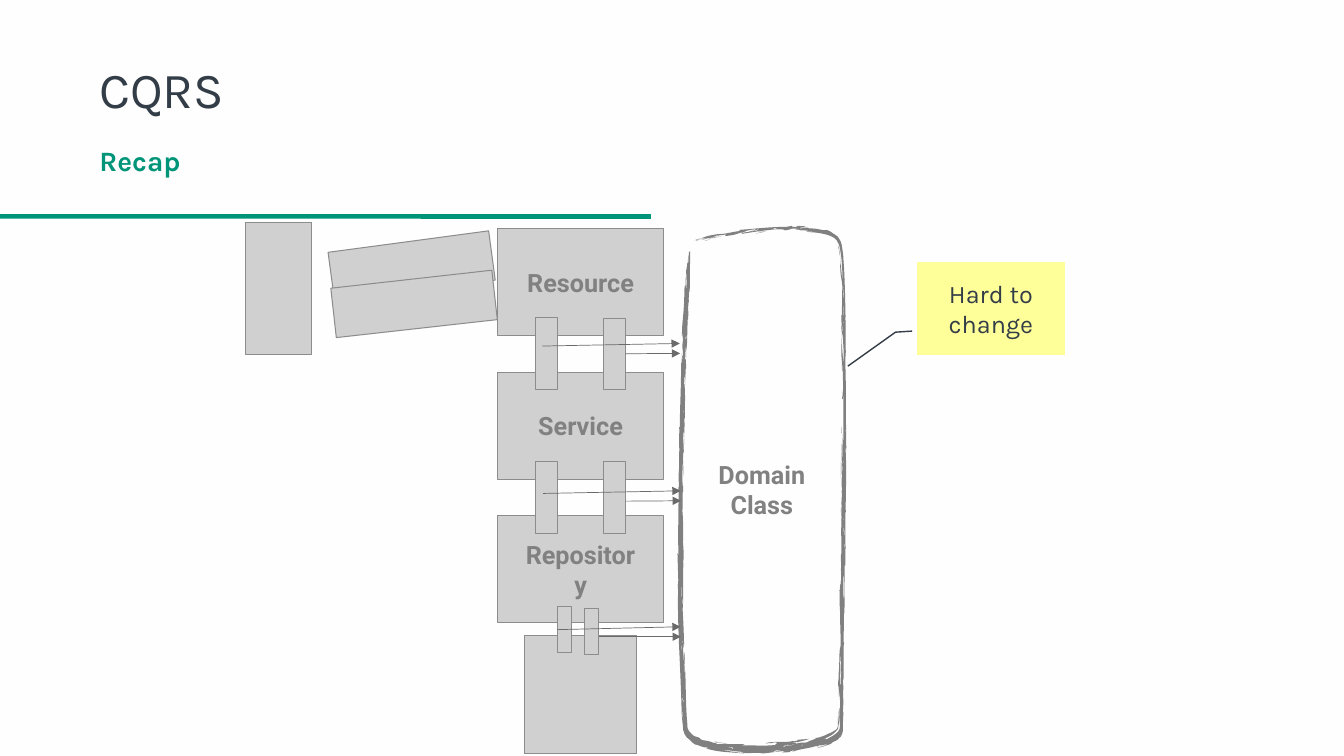
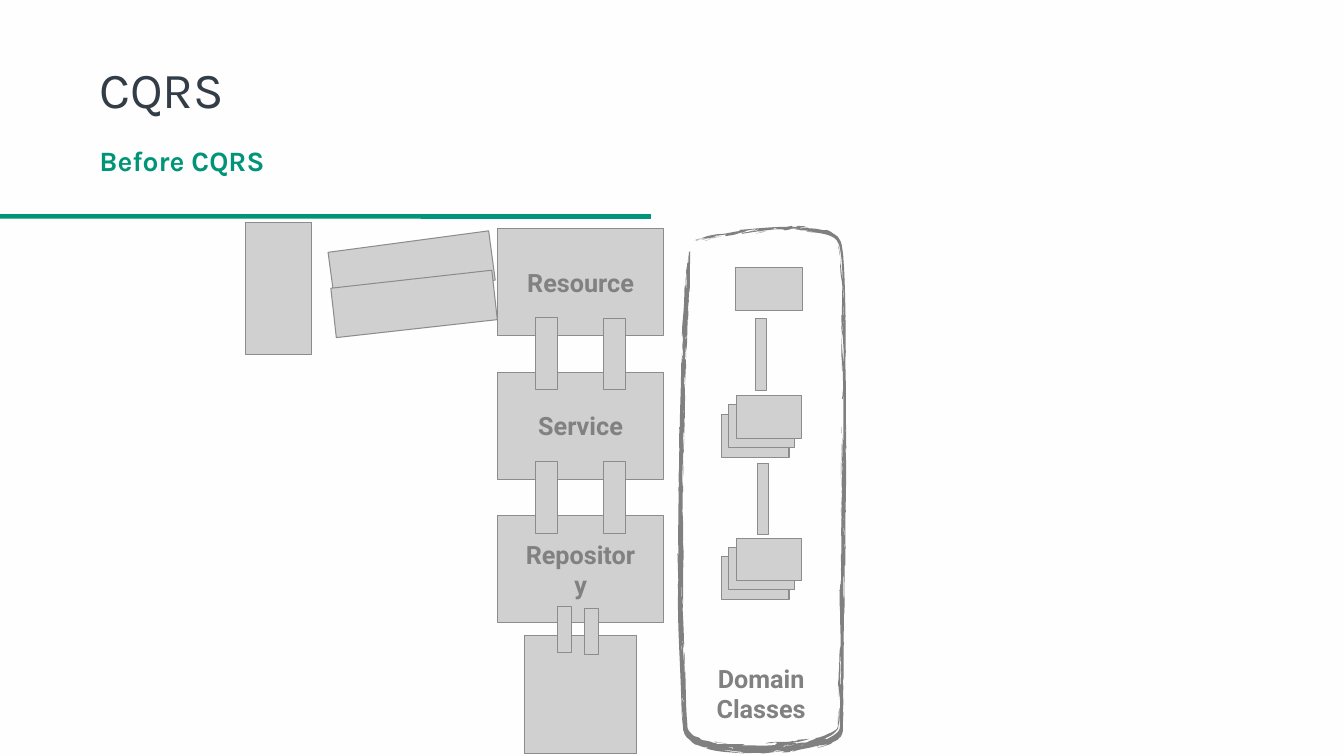
Before and after one commit to danielwagstaff/training, a slide deck: slide 6 of event-sourcing/Event Sourcing in a Microservices Environment.pptx (slide 5 before the commit). Drawn at 1344x756 pixels with LibreOffice and Linux fonts; fonts in the diff are those of the drawing; grey boxes stand for pictures; background and template pictures are left out. Boxes give left, top, right and bottom in pixels: in the first picture for what was removed or moved away, otherwise in the second. Text is boxed around its words. In the diff, an @@ line names an element or a change of style, - is before the commit and + after.

Commit message:
updated presentation

```diff
--- a/event-sourcing/Event Sourcing in a Microservices Environment.pptx
+++ b/event-sourcing/Event Sourcing in a Microservices Environment.pptx
@@ text at <box>99,151,264,176</box>: text changed @@
-Recap
+Before CQRS
@@ picture added at <box>736,267,804,311</box> @@
@@ callout removed at <box>918,262,1066,355</box> @@
-Hard to change
@@ picture added at <box>756,319,767,390</box> @@
@@ arrow removed from (542, 346) to (680, 344) @@
@@ arrow removed from (625, 354) to (681, 354) @@
@@ picture added at <box>722,414,789,458</box> @@
@@ picture added at <box>729,405,795,448</box> @@
@@ picture added at <box>736,395,802,438</box> @@
@@ picture added at <box>758,463,769,534</box> @@
@@ arrow removed from (543, 494) to (681, 491) @@
@@ arrow removed from (626, 501) to (682, 501) @@
@@ picture added at <box>736,538,802,581</box> @@
@@ picture added at <box>722,557,789,600</box> @@
@@ picture added at <box>729,547,795,590</box> @@
@@ arrow removed from (558, 630) to (681, 627) @@
@@ arrow removed from (599, 637) to (682, 637) @@
@@ text at <box>717,669,806,718</box>: text changed @@
-Domain Class
+Domain Classes
```
Also in this commit, not shown: 35 other slides changed, 13 slides added, 2 slides removed.
